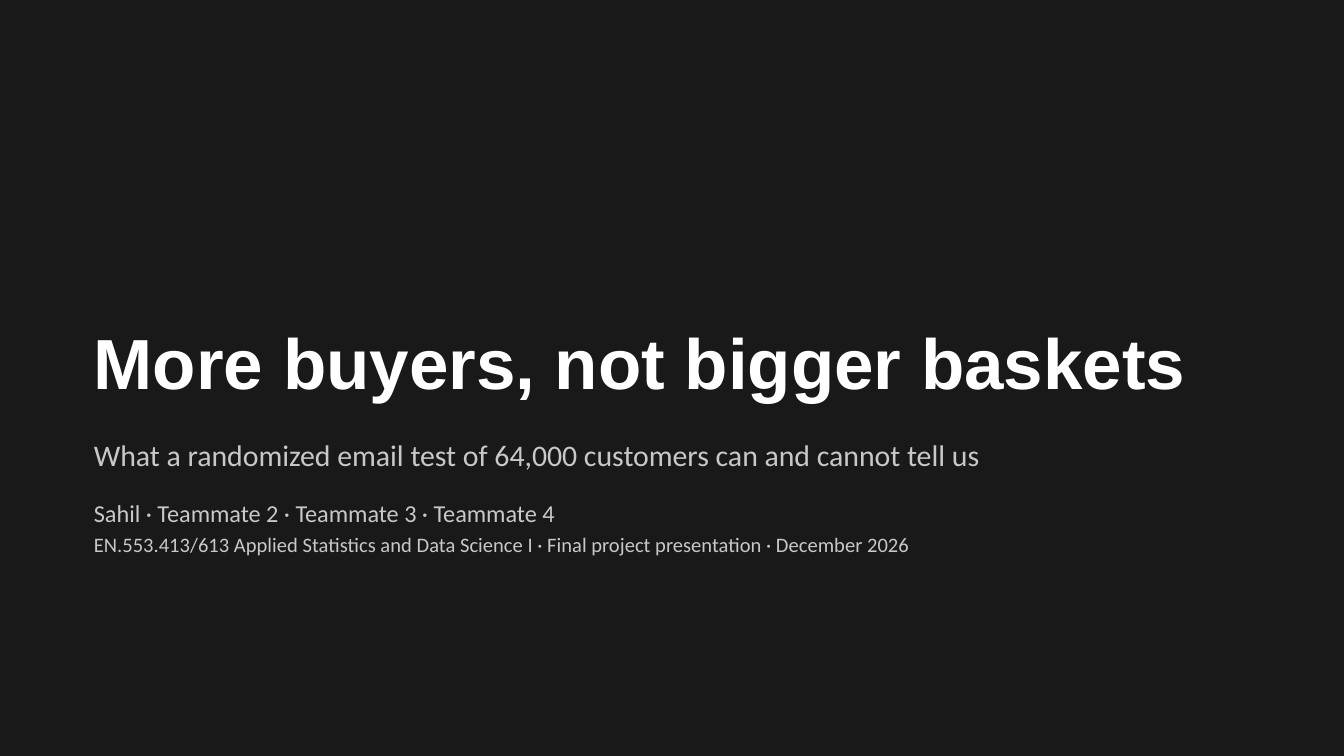
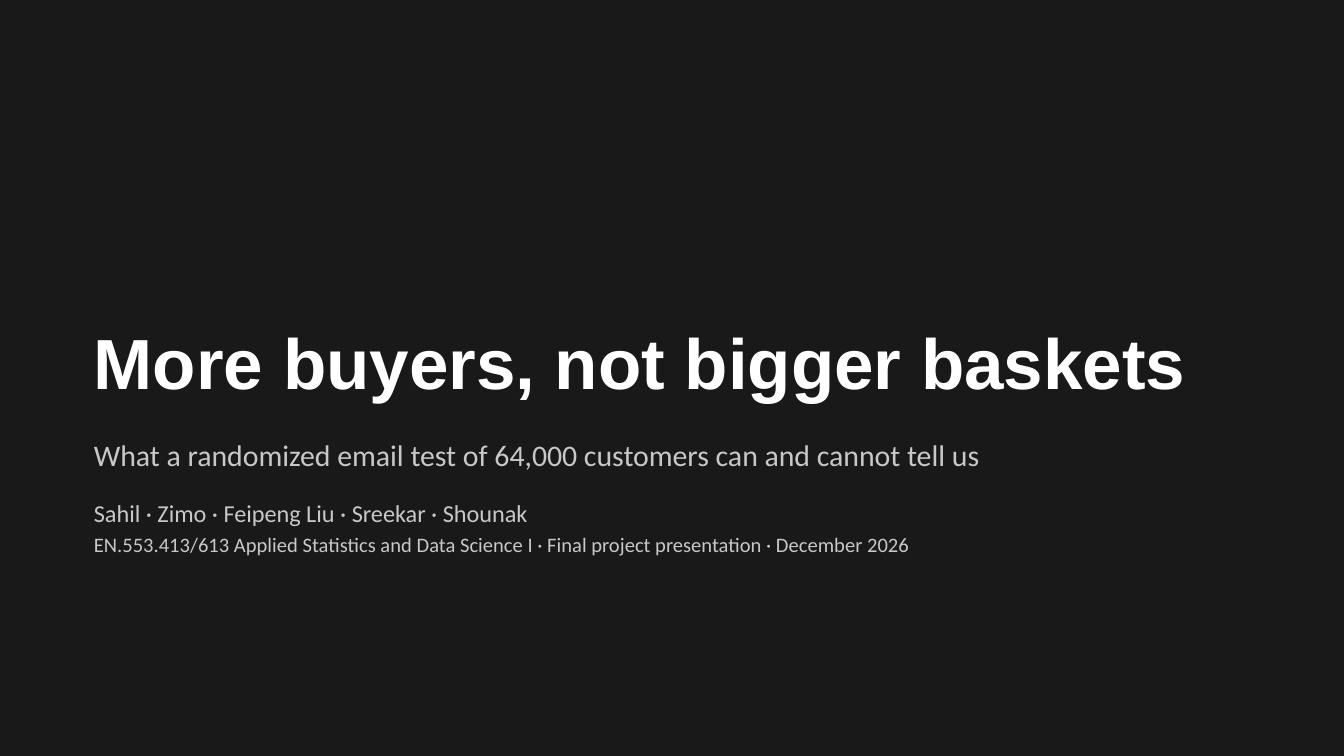
Before and after one commit to sahiljangra12/asda-final-project, a slide deck: slide 1 of slides/Hillstrom_Presentation.pptx. Drawn at 1344x756 pixels with LibreOffice and Linux fonts; fonts in the diff are those of the drawing. Boxes give left, top, right and bottom in pixels: in the first picture for what was removed or moved away, otherwise in the second. Text is boxed around its words. In the diff, an @@ line names an element or a change of style, - is before the commit and + after.

Commit message:
Add team names (Sahil, Zimo, Feipeng Liu, Sreekar, Shounak) to site, report, slides and README; assign slide speakers

```diff
--- a/slides/Hillstrom_Presentation.pptx
+++ b/slides/Hillstrom_Presentation.pptx
@@ text at (94, 505, 528, 526): text changed @@
-Sahil · Teammate 2 · Teammate 3 · Teammate 4
+Sahil · Zimo · Feipeng Liu · Sreekar · Shounak
```
Also in this commit, not shown: 8 other files.
